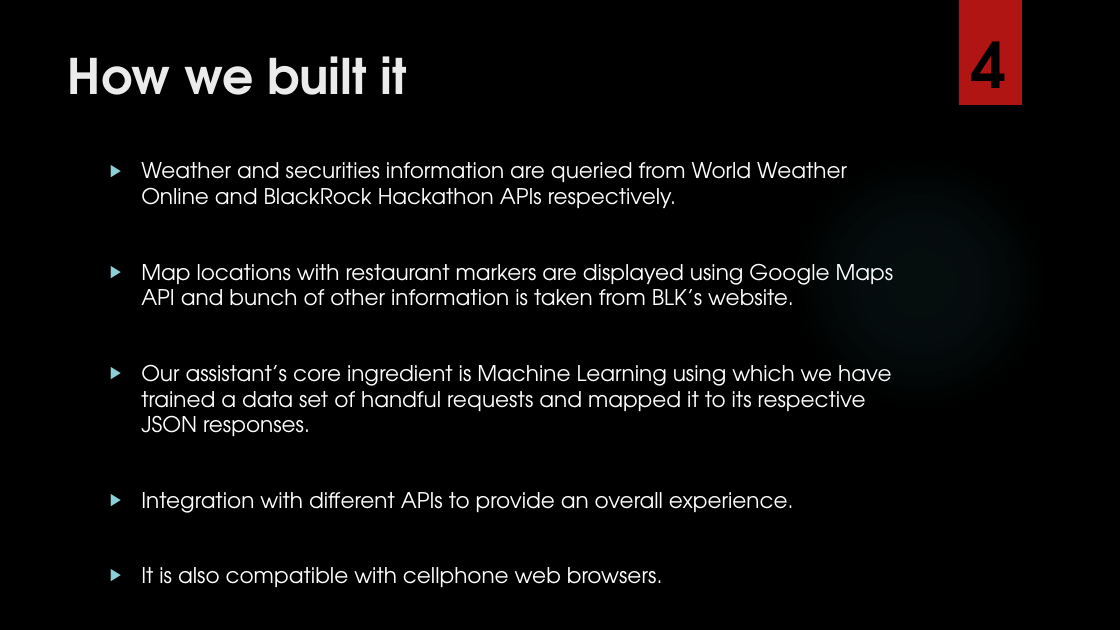
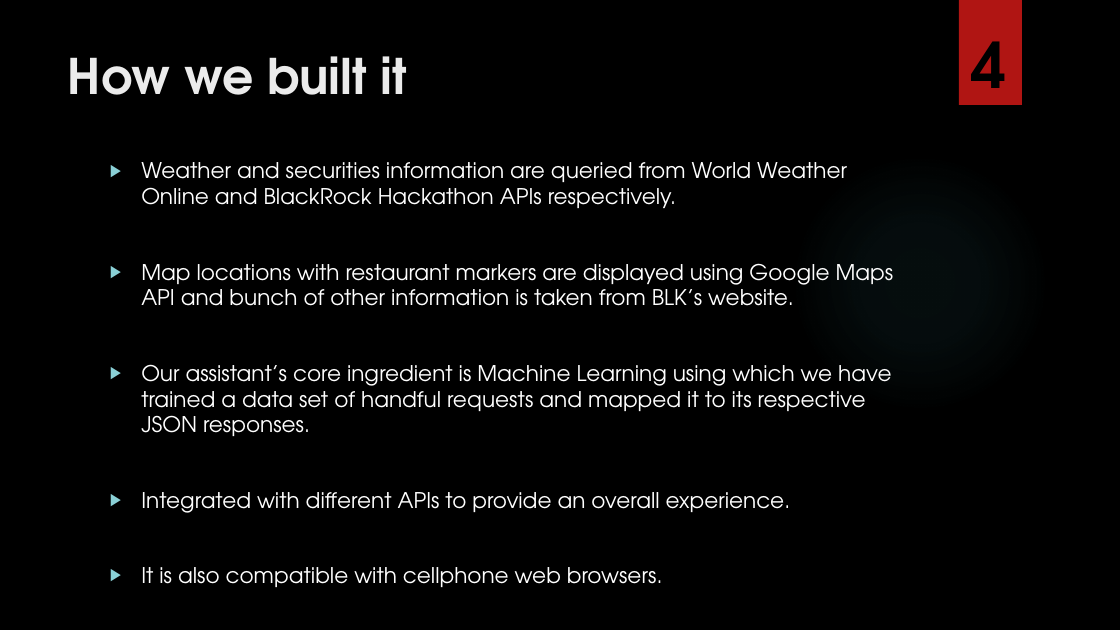
Before and after one commit to vroom92/brhackathon, a slide deck: slide 4 of Final Presentation.pptx. Drawn at 1120x630 pixels with LibreOffice and Linux fonts; fonts in the diff are those of the drawing; background and template pictures are left out. Boxes give left, top, right and bottom in pixels: in the first picture for what was removed or moved away, otherwise in the second. Text is boxed around its words. In the diff, an @@ line names an element or a change of style, - is before the commit and + after.

```diff
--- a/Final Presentation.pptx
+++ b/Final Presentation.pptx
@@ text at (141, 492, 791, 513): text changed @@
-▶ Integration with different APIs to provide an overall experience.
+▶ Integrated with different APIs to provide an overall experience.
```
Also in this commit, not shown: 3 other slides changed.
